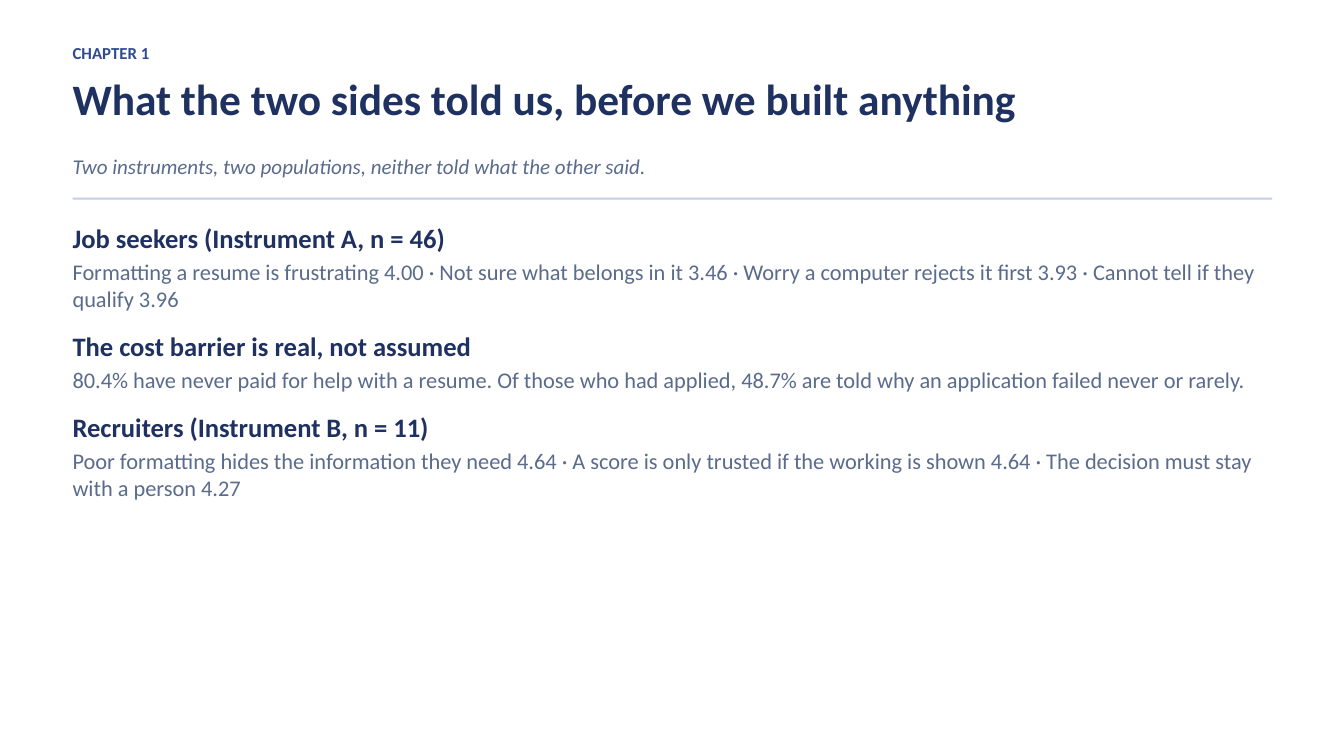
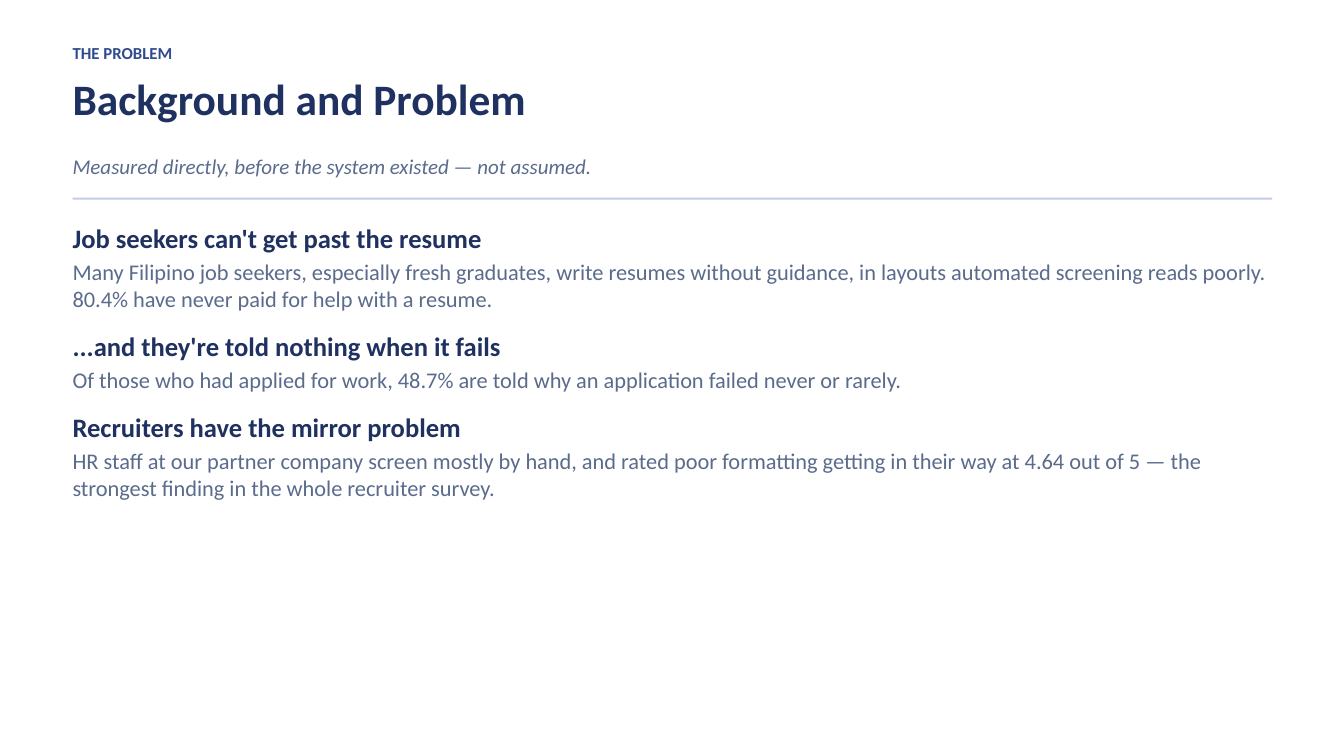
Before and after one commit to Talenss/CapstoneWebsite, a slide deck: slide 2 of 05_Website_Angular/docs/Linaw-PH-Video-Presentation.pptx (slide 3 before the commit). Drawn at 1344x756 pixels with LibreOffice and Linux fonts; fonts in the diff are those of the drawing. Boxes give left, top, right and bottom in pixels: in the first picture for what was removed or moved away, otherwise in the second. Text is boxed around its words. In the diff, an @@ line names an element or a change of style, - is before the commit and + after.

```diff
--- a/05_Website_Angular/docs/Linaw-PH-Video-Presentation.pptx
+++ b/05_Website_Angular/docs/Linaw-PH-Video-Presentation.pptx
@@ text at (73, 48, 172, 59): text changed @@
-CHAPTER 1
+THE PROBLEM
@@ text at (73, 84, 525, 123): text changed @@
-What the two sides told us, before we built anything
+Background and Problem
@@ text at (73, 159, 592, 178): text changed @@
-Two instruments, two populations, neither told what the other said.
+Measured directly, before the system existed — not assumed.
@@ text at (73, 229, 1265, 500): text changed @@
-Job seekers (Instrument A, n = 46)
-Formatting a resume is frustrating 4.00 · Not sure what belongs in it 3.46 · Worry a computer rejects it first 3.93 · Cannot tell if they qualify 3.96
-The cost barrier is real, not assumed
-80.4% have never paid for help with a resume. Of those who had applied, 48.7% are told why an application failed never or rarely.
-Recruiters (Instrument B, n = 11)
-Poor formatting hides the information they need 4.64 · A score is only trusted if the working is shown 4.64 · The decision must stay with a person 4.27
+Job seekers can't get past the resume
+Many Filipino job seekers, especially fresh graduates, write resumes without guidance, in layouts automated screening reads poorly. 80.4% have never paid for help with a resume.
+...and they're told nothing when it fails
+Of those who had applied for work, 48.7% are told why an application failed never or rarely.
+Recruiters have the mirror problem
+HR staff at our partner company screen mostly by hand, and rated poor formatting getting in their way at 4.64 out of 5 — the strongest finding in the whole recruiter survey.
```
Also in this commit, not shown: 5 other slides changed, 9 slides added, 14 slides removed, 1 other file.
